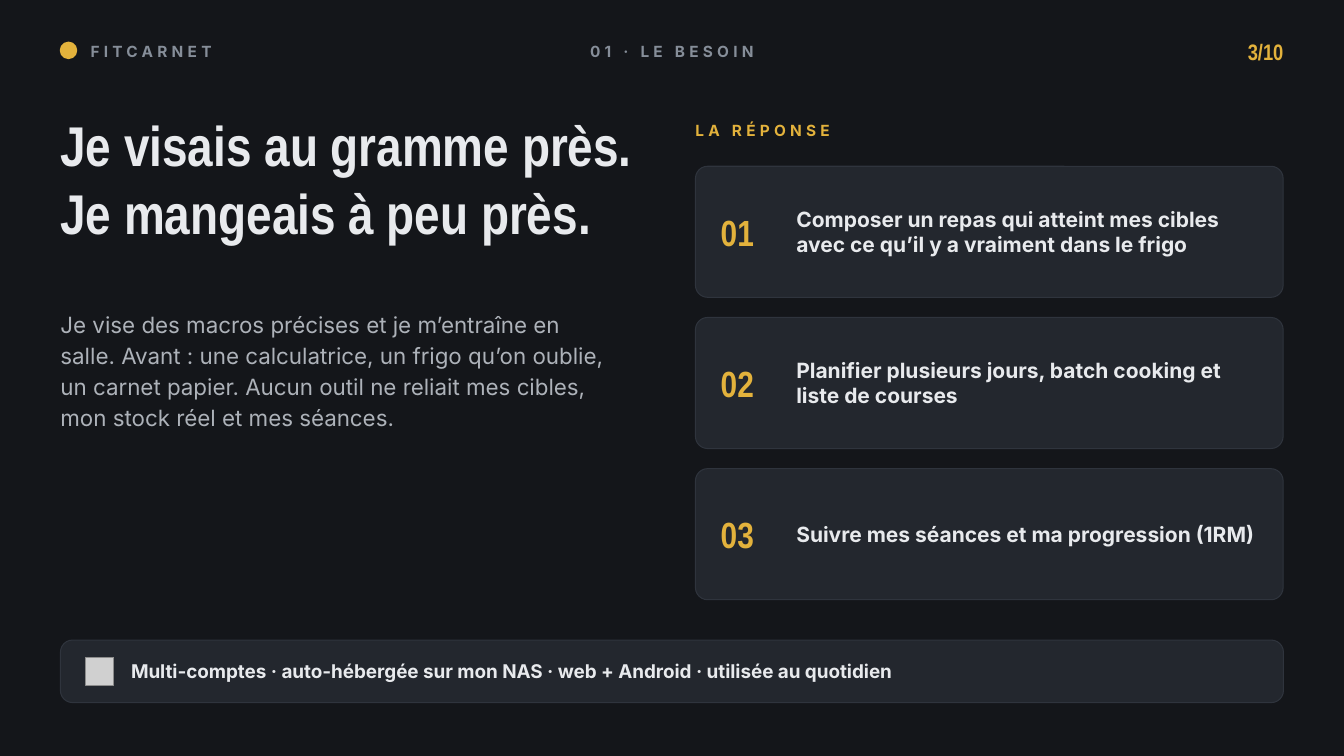
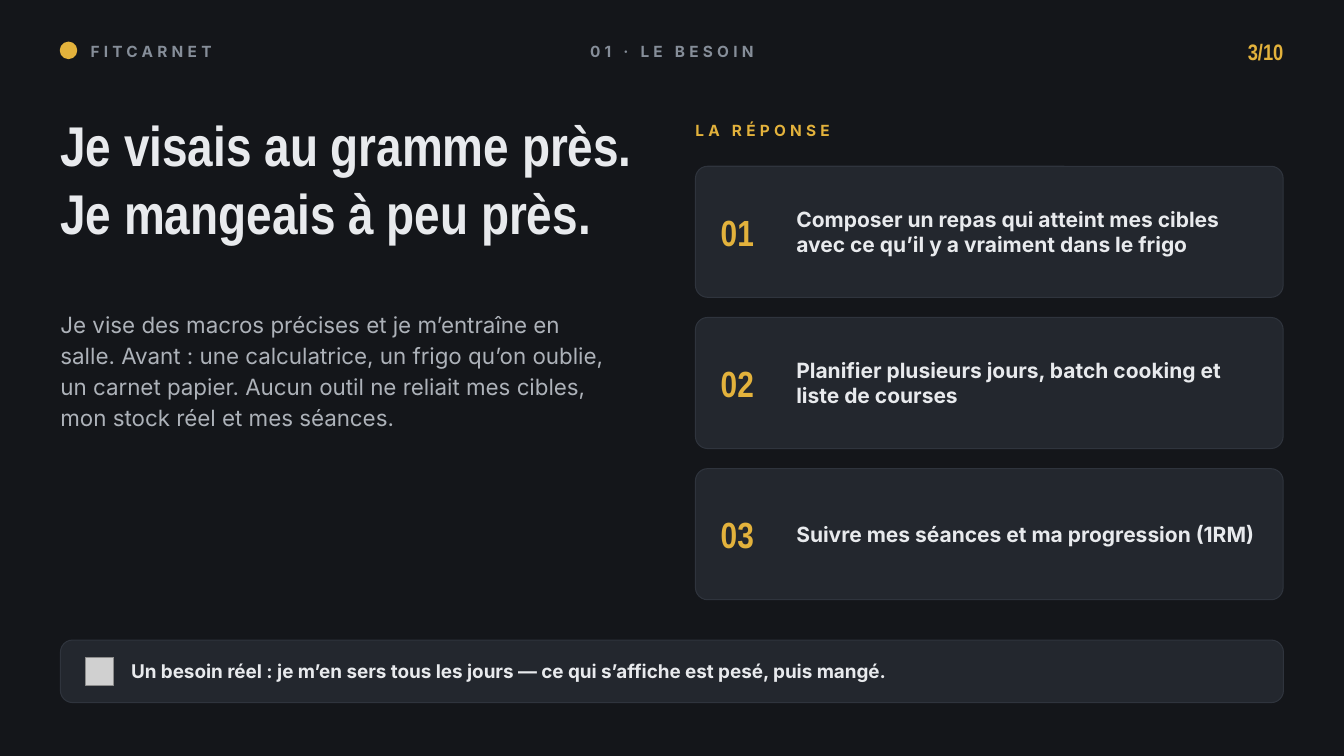
Before and after one commit to mickaelpol/fitcarnet, a slide deck: slide 3 of presentation/fitcarnet-construire-avec-ia.pptx. Drawn at 1344x756 pixels with LibreOffice and Linux fonts; fonts in the diff are those of the drawing; grey boxes stand for pictures. Boxes give left, top, right and bottom in pixels: in the first picture for what was removed or moved away, otherwise in the second. Text is boxed around its words. In the diff, an @@ line names an element or a change of style, - is before the commit and + after.

```diff
--- a/presentation/fitcarnet-construire-avec-ia.pptx
+++ b/presentation/fitcarnet-construire-avec-ia.pptx
@@ text at (x1=131, y1=663, x2=886, y2=682): text changed @@
-Multi-comptes · auto-hébergée sur mon NAS · web + Android · utilisée au quotidien
+Un besoin réel : je m’en sers tous les jours — ce qui s’affiche est pesé, puis mangé.
```
Also in this commit, not shown: 1 other slide changed, 40 other files.
